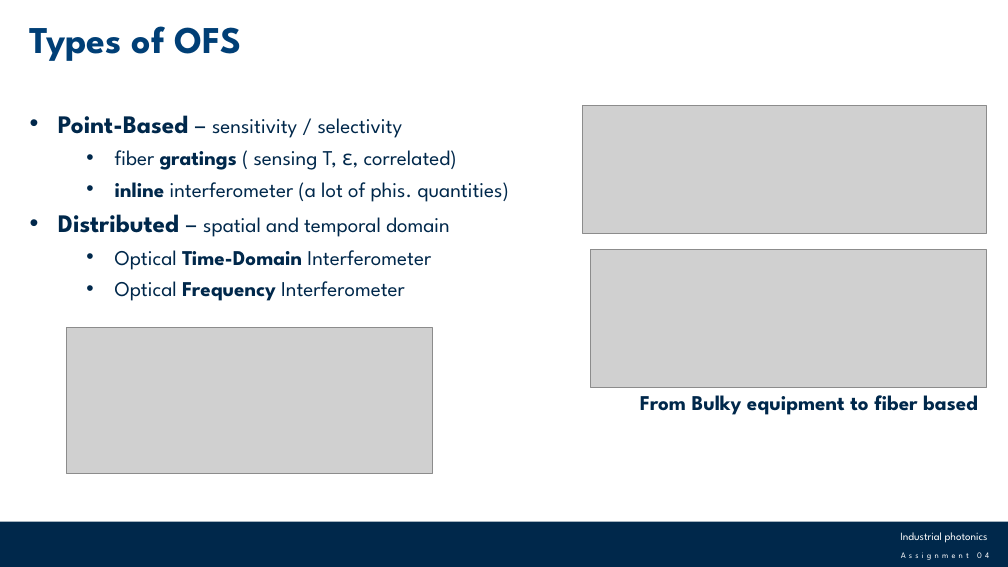
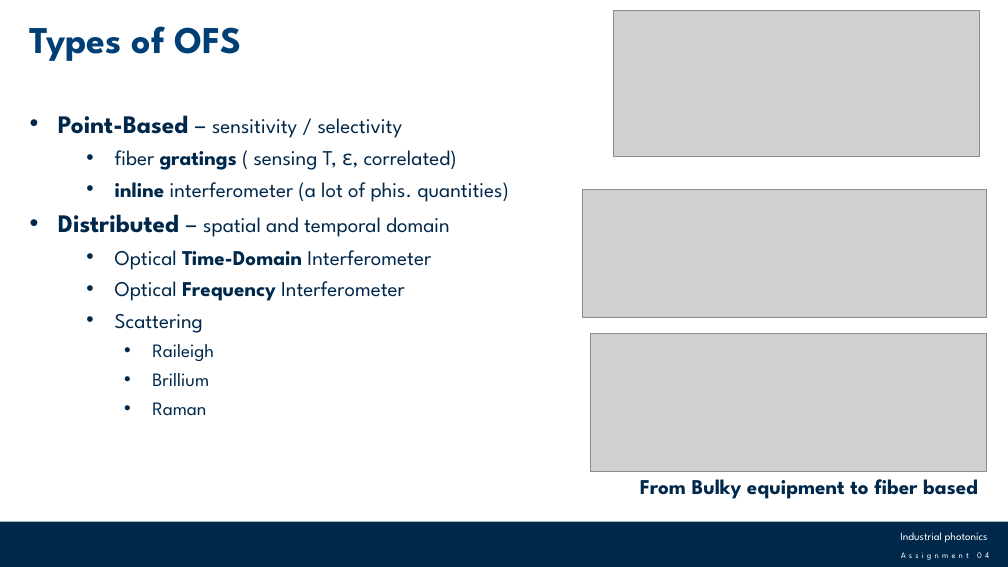
Before and after one commit to arielpriarone/IndustrialPhotonics, a slide deck: slide 4 of report_04.pptx. Drawn at 1008x567 pixels with LibreOffice and Linux fonts; fonts in the diff are those of the drawing; grey boxes stand for pictures; background and template pictures are left out. Boxes give left, top, right and bottom in pixels: in the first picture for what was removed or moved away, otherwise in the second. Text is boxed around its words. In the diff, an @@ line names an element or a change of style, - is before the commit and + after.

```diff
--- a/report_04.pptx
+++ b/report_04.pptx
@@ picture: place and size @@
-picture at box(67, 327, 433, 473)
+picture at box(613, 11, 979, 157)
@@ text at box(115, 314, 214, 416): paragraphs added @@
+  • Scattering
+    • Raileigh
+    • Brillium
+    • Raman
@@ 2 pictures, 1 text: place and size @@
-2 pictures, 1 text at box(583, 105, 986, 415)
+2 pictures, 1 text at box(583, 189, 986, 499)
```
Also in this commit, not shown: 6 other files.
